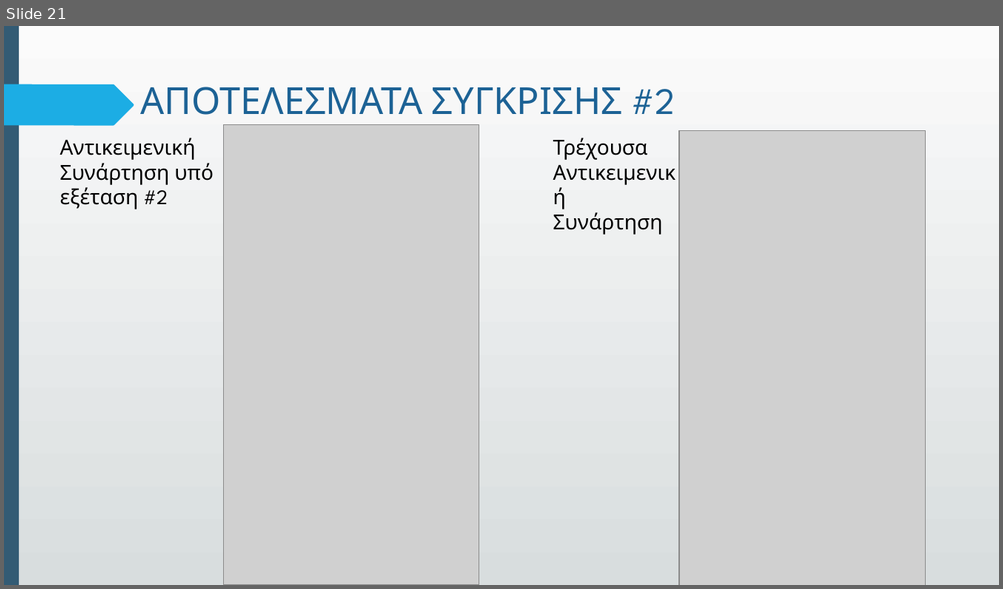
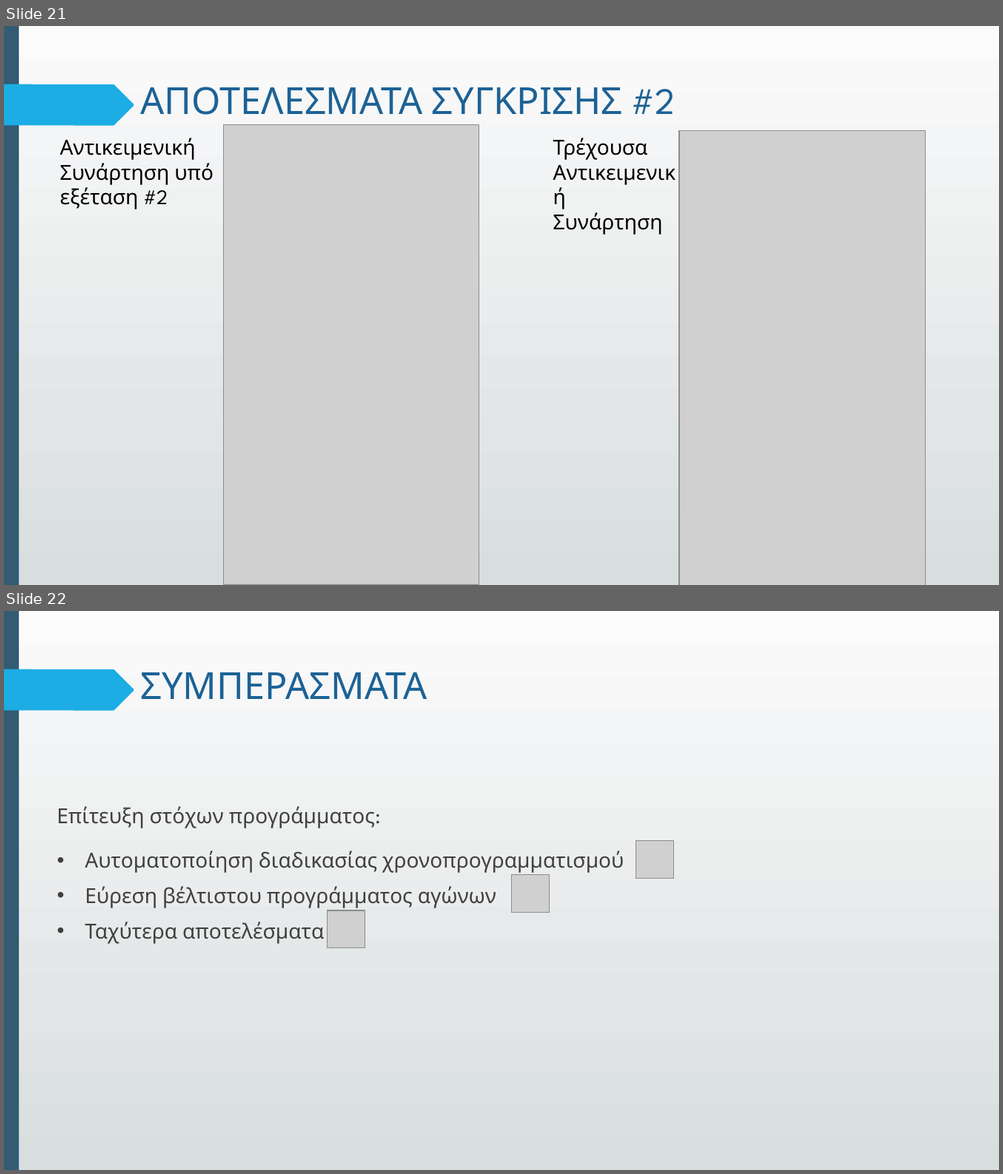
Before and after one commit to GeorgeTsialios/Sports-scheduling-for-amateur-leagues, a slide deck: Presentation.pptx. Shown one above the other, each under a label of ours: slide 21 before the commit, slides 21 and 22 after it. The pictures are 1003x589 and 1003x1174 pixels, drawn with LibreOffice and Linux fonts; fonts in the diff are those of the drawing; grey boxes stand for pictures. Boxes give left, top, right and bottom in pixels: in the first picture for what was removed or moved away, otherwise in the second. Text is boxed around its words. In the diff, an @@ line names an element or a change of style, - is before the commit and + after.

```diff
--- a/Presentation.pptx
+++ b/Presentation.pptx
@@ slide 22 added at bbox=[4, 611, 999, 1170], background gradient #FBFBFC to #D7DDE0; not listed: 22 template elements that a slide beside it also shows @@
@@ rectangle added at bbox=[4, 611, 999, 1170], fill gradient #FBFBFC to #D7DDE0 @@
@@ rectangle added at bbox=[4, 611, 19, 1170], fill #335B74 @@
@@ freeform shape added at bbox=[4, 669, 134, 710], fill #1CADE4 @@
@@ title added at bbox=[141, 672, 427, 699], 36 pt, text #1D6294 @@
+ΣΥΜΠΕΡΑΣΜΑΤΑ
@@ text added at bbox=[57, 806, 375, 829], 20 pt, text #404040 @@
+Επίτευξη στόχων προγράμματος:
@@ text added at bbox=[85, 851, 623, 944], 20 pt, text #404040 @@
+• Αυτοματοποίηση διαδικασίας χρονοπρογραμματισμού
+• Εύρεση βέλτιστου προγράμματος αγώνων
+• Ταχύτερα αποτελέσματα
@@ picture added at bbox=[636, 841, 674, 879] @@
@@ picture added at bbox=[512, 875, 549, 913] @@
@@ picture added at bbox=[327, 911, 365, 949] @@
```
Also in this commit, not shown: 3 slides changed, 1 other slide added, 1 other file.
